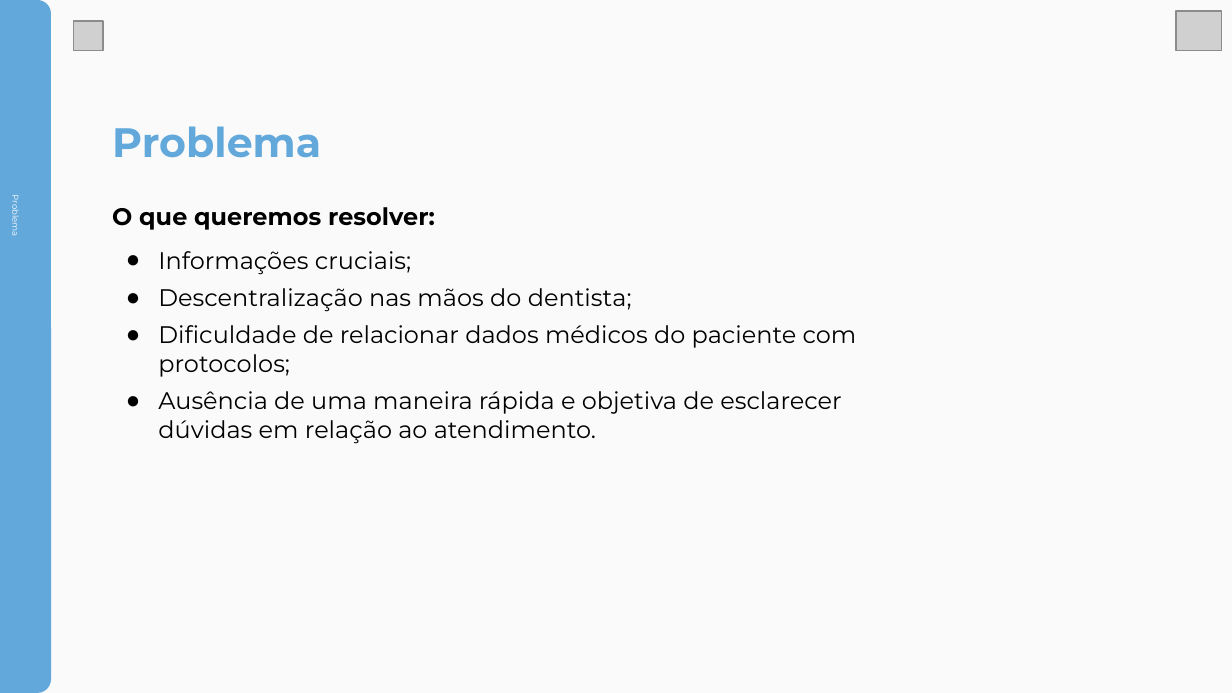
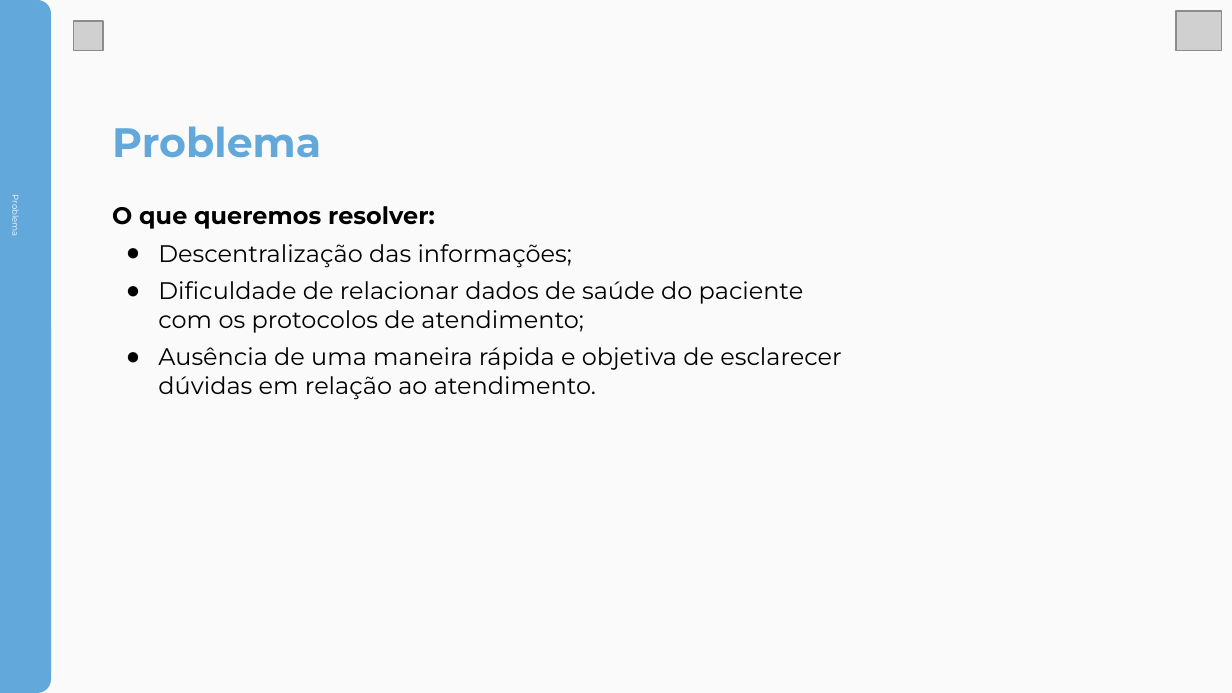
Before and after one commit to GabrielLimaDeSouza/ProtOn, a slide deck: slide 3 of Divulgacao/Apresentacao/Apresentação Final ProtOn.pptx. Drawn at 1232x693 pixels with LibreOffice and Linux fonts; fonts in the diff are those of the drawing; grey boxes stand for pictures. Boxes give left, top, right and bottom in pixels: in the first picture for what was removed or moved away, otherwise in the second. Text is boxed around its words. In the diff, an @@ line names an element or a change of style, - is before the commit and + after.

```diff
--- a/Divulgacao/Apresentacao/Apresentação Final ProtOn.pptx
+++ b/Divulgacao/Apresentacao/Apresentação Final ProtOn.pptx
@@ text at box(158, 244, 804, 333): text changed @@
-● Informações cruciais;
-● Descentralização nas mãos do dentista;
-● Dificuldade de relacionar dados médicos do paciente com protocolos;
+● Descentralização das informações;
+● Dificuldade de relacionar dados de saúde do paciente com os protocolos de atendimento;
```
Also in this commit, not shown: 5 other slides changed, 1 slide added, 1 slide removed, 3 other files.
